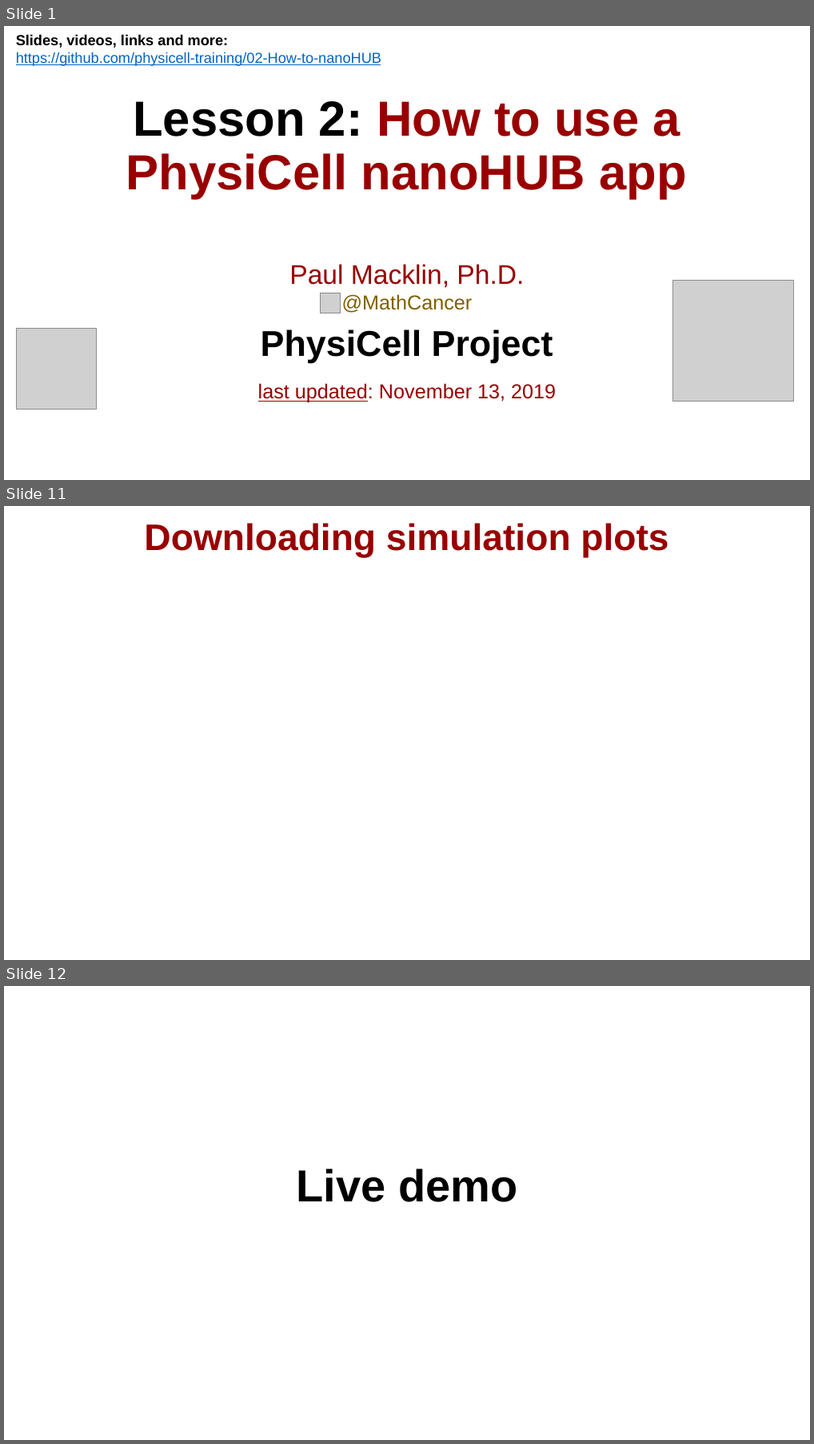
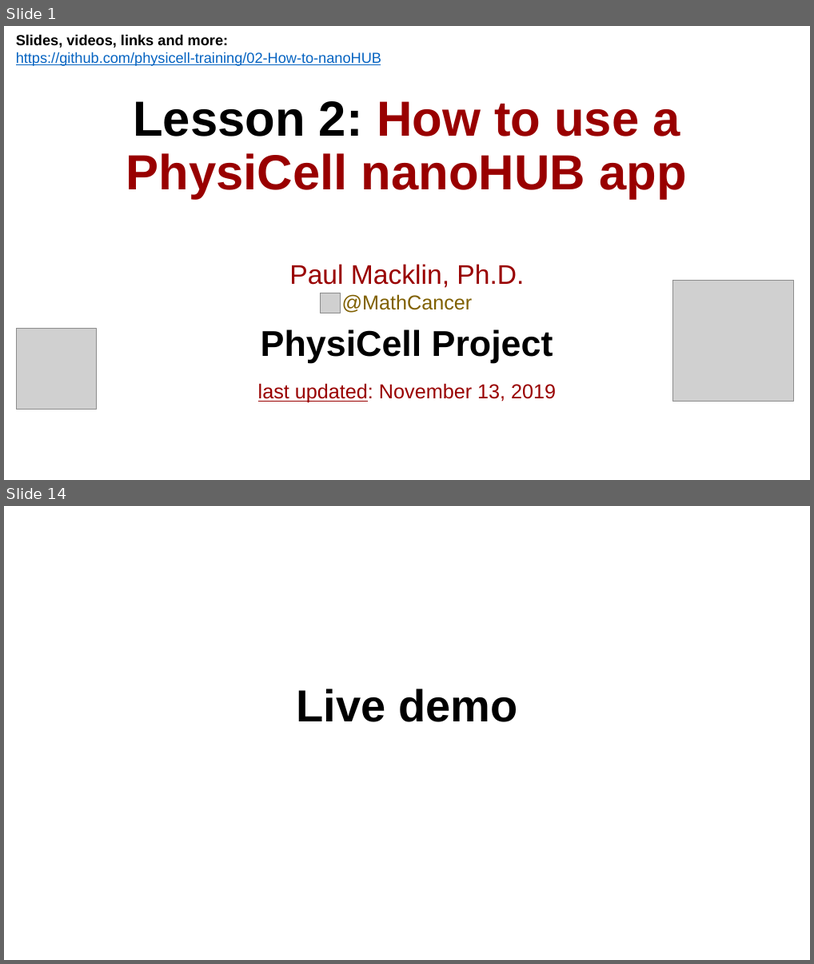
Before and after one commit to physicell-training/02-How-to-nanoHUB, a slide deck: pptx_source/02-How-to-nanoHUB.pptx. Shown one above the other, each under a label of ours: slides 1, 11 and 12 before the commit, slides 1 and 14 after it; the slides between them are not shown. The pictures are 814x1444 and 814x964 pixels, drawn with LibreOffice and Linux fonts; fonts in the diff are those of the drawing; grey boxes stand for pictures; background and template pictures are left out. Boxes give left, top, right and bottom in pixels: in the first picture for what was removed or moved away, otherwise in the second. Text is boxed around its words. In the diff, an @@ line names an element or a change of style, - is before the commit and + after.

```diff
--- a/pptx_source/02-How-to-nanoHUB.pptx
+++ b/pptx_source/02-How-to-nanoHUB.pptx
@@ slide 11 removed at [4, 506, 810, 960], background #FFFFFF @@
@@ title removed at [144, 523, 669, 557] @@
-Downloading simulation plots
@@ what was slide 12 is now slide 14 @@
```
Also in this commit, not shown: 5 slides changed, 7 slides added, 4 other slides removed, 1 other file.
